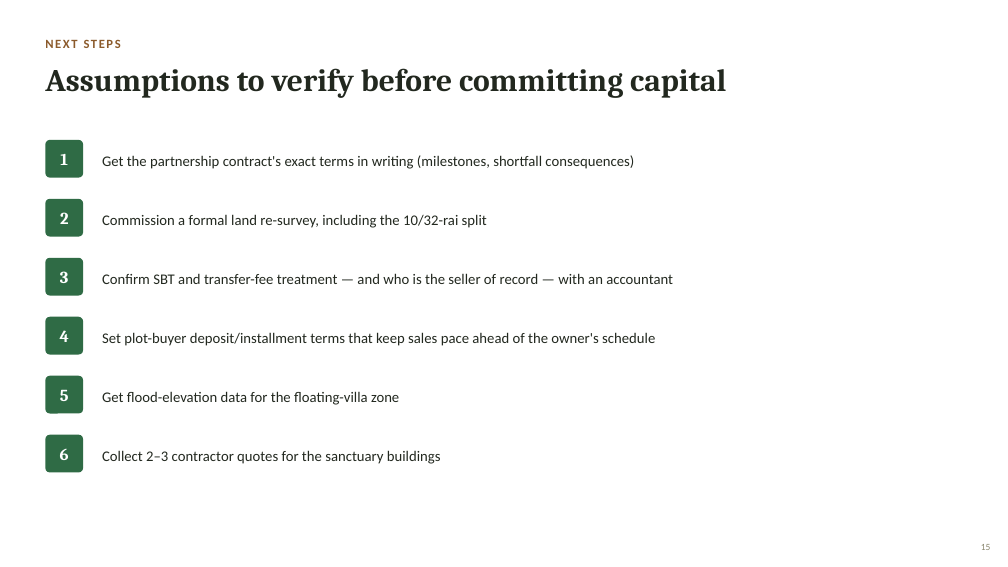
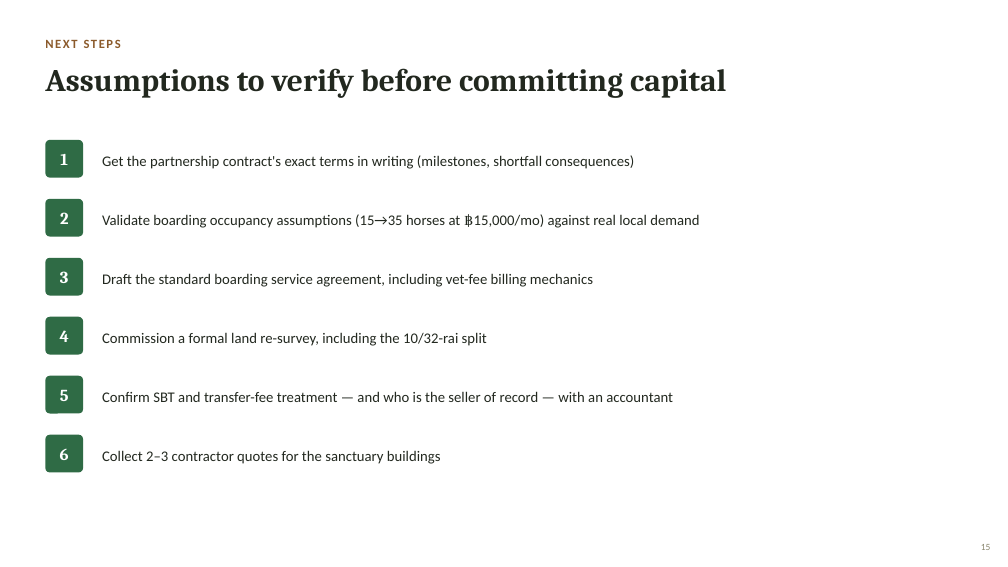
Before and after one commit to apinyacode/FarmDeApp, a slide deck: slide 15 of business-plan/presentation/Angel_Arms_Sanctuary_Plan.pptx. Drawn at 1008x567 pixels with LibreOffice and Linux fonts; fonts in the diff are those of the drawing. Boxes give left, top, right and bottom in pixels: in the first picture for what was removed or moved away, otherwise in the second. Text is boxed around its words. In the diff, an @@ line names an element or a change of style, - is before the commit and + after.

```diff
--- a/business-plan/presentation/Angel_Arms_Sanctuary_Plan.pptx
+++ b/business-plan/presentation/Angel_Arms_Sanctuary_Plan.pptx
@@ text at box(102, 214, 699, 228): text changed @@
-Commission a formal land re-survey, including the 10/32-rai split
+Validate boarding occupancy assumptions (15→35 horses at ฿15,000/mo) against real local demand
@@ text at box(102, 273, 593, 287): text changed @@
-Confirm SBT and transfer-fee treatment — and who is the seller of record — with an accountant
+Draft the standard boarding service agreement, including vet-fee billing mechanics
@@ text at box(102, 332, 487, 346): text changed @@
-Set plot-buyer deposit/installment terms that keep sales pace ahead of the owner's schedule
+Commission a formal land re-survey, including the 10/32-rai split
@@ text at box(102, 391, 673, 402): text changed @@
-Get flood-elevation data for the floating-villa zone
+Confirm SBT and transfer-fee treatment — and who is the seller of record — with an accountant
```
Also in this commit, not shown: 11 other slides changed, 1 other file.
